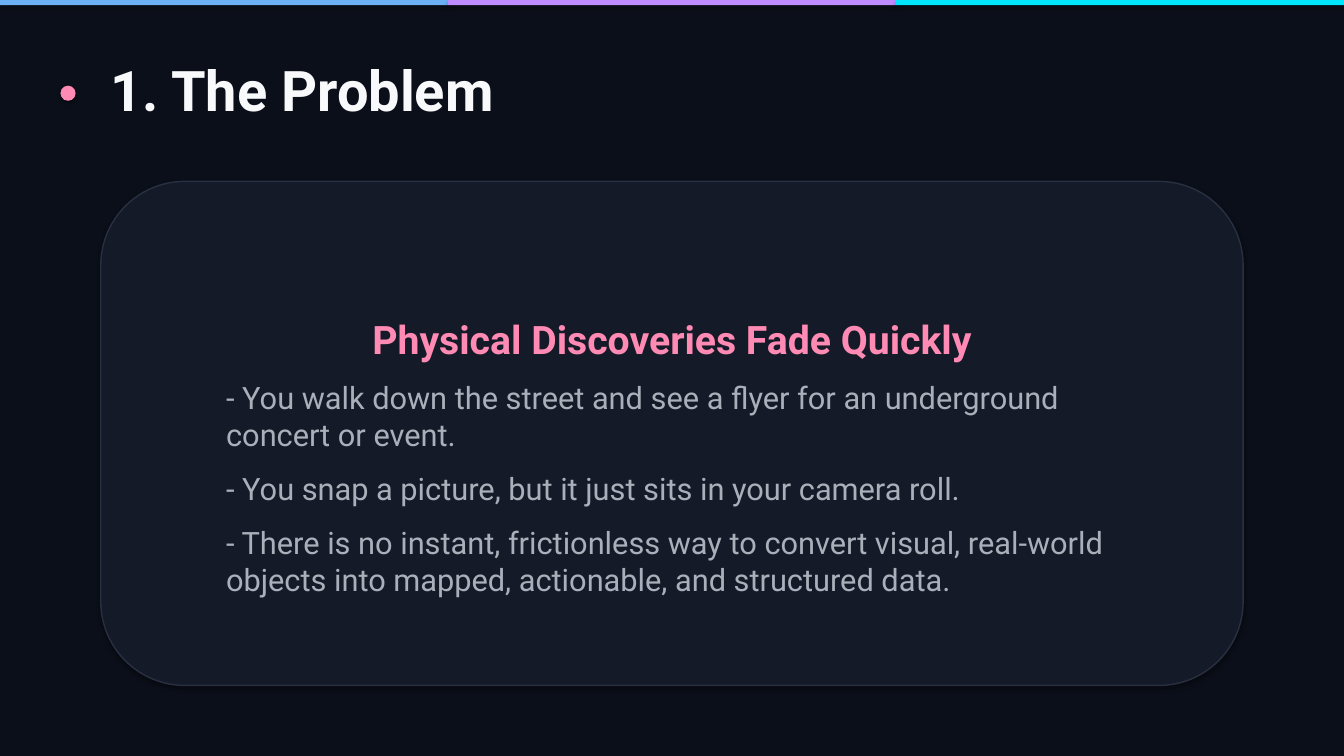
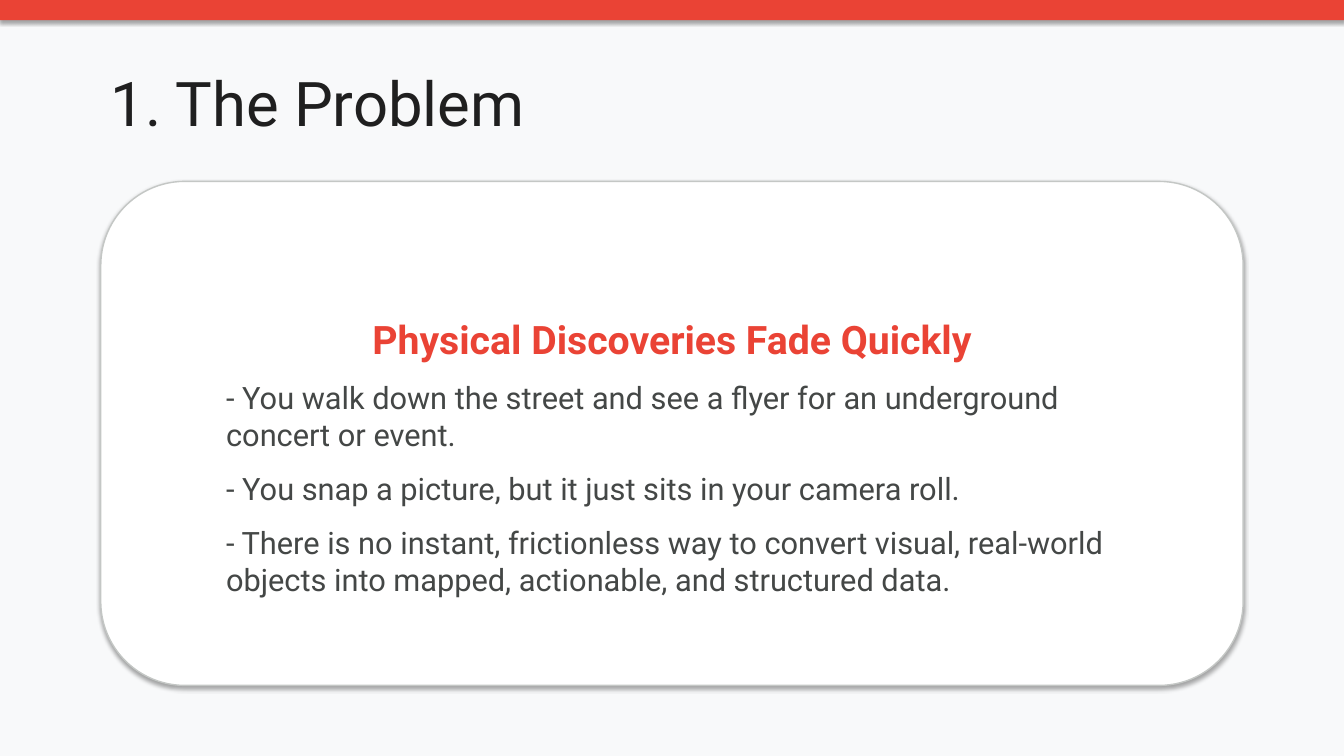
Before and after one commit to sad-squid/gemini-demo, a slide deck: slide 2 of docs/Local_Lens_Pitch_Deck.pptx. Drawn at 1344x756 pixels with LibreOffice and Linux fonts; fonts in the diff are those of the drawing. Boxes give left, top, right and bottom in pixels: in the first picture for what was removed or moved away, otherwise in the second. Text is boxed around its words. In the diff, an @@ line names an element or a change of style, - is before the commit and + after.

```diff
--- a/docs/Local_Lens_Pitch_Deck.pptx
+++ b/docs/Local_Lens_Pitch_Deck.pptx
@@ background #0B0F19 to #F8F9FA @@
@@ rectangle: place and size @@
-rectangle at bbox=[0, 0, 448, 5]
+rectangle at bbox=[0, 0, 1344, 20]
@@ rectangle at bbox=[0, 0, 1344, 20]: fill #6AB0F3 to #EA4335 @@
@@ rectangle removed at bbox=[448, 0, 895, 5] @@
@@ rectangle removed at bbox=[896, 0, 1344, 5] @@
@@ ellipse removed at bbox=[60, 86, 76, 101] @@
@@ text "1. The Problem": place and size @@
-text "1. The Problem" at bbox=[111, 69, 493, 112]
+text "1. The Problem" at bbox=[111, 79, 524, 127]
@@ text "1. The Problem" at bbox=[111, 79, 524, 127]: size 40 to 44 pt, text colour #F8F9FA to #1F1F1F, bold off @@
@@ rounded rectangle "Physical Discoveries Fade Quickly" at bbox=[101, 181, 1243, 686]: text colour #FF8AB3 to #EA4335 in "Physical Discoveries Fade Quickly"; text colour #A8B0B9 to #444746 in "- You walk down the street and ...", "- You snap a picture, but it ...", "- There is no instant, frictionless way ..."; fill #141A28 to #FFFFFF; outline #283041 1 pt to #C4C7C5 1 pt @@
```
Also in this commit, not shown: 8 other slides changed, 8 other files.
